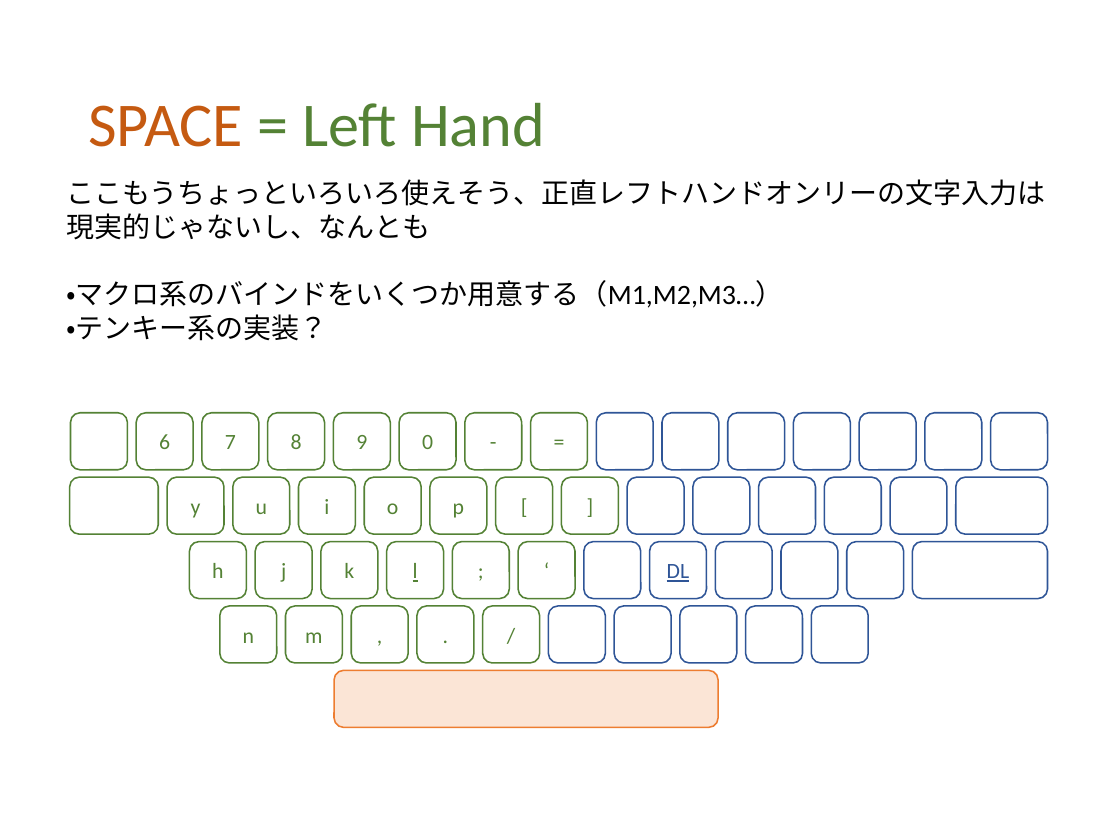
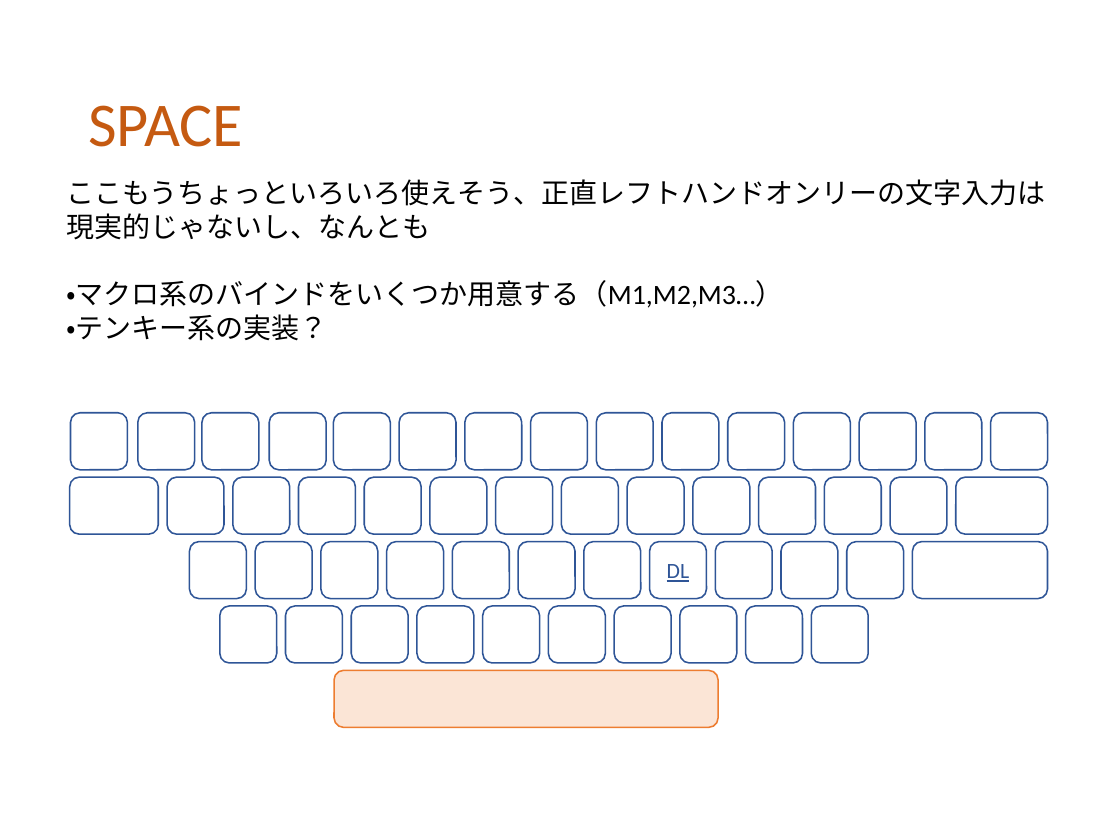
Before and after one commit to ittooo66/myAHK, a slide deck: slide 9 of MANUAL.pptx (slide 6 before the commit). Drawn at 1120x840 pixels with LibreOffice and Linux fonts; fonts in the diff are those of the drawing. Boxes give left, top, right and bottom in pixels: in the first picture for what was removed or moved away, otherwise in the second. Text is boxed around its words. In the diff, an @@ line names an element or a change of style, - is before the commit and + after.

```diff
--- a/MANUAL.pptx
+++ b/MANUAL.pptx
@@ title at bbox=[88, 105, 243, 147]: text changed; text colour #548235 to #C55A11 @@
-SPACE = Left Hand
+SPACE
@@ text in rounded rectangle at bbox=[465, 413, 522, 470]: text removed @@
--
@@ text in rounded rectangle at bbox=[531, 413, 588, 470]: text removed @@
-=
@@ text in rounded rectangle at bbox=[159, 434, 170, 449]: text removed @@
-6
@@ text in rounded rectangle at bbox=[225, 435, 236, 449]: text removed @@
-7
@@ text in rounded rectangle at bbox=[291, 434, 302, 449]: text removed @@
-8
@@ text in rounded rectangle at bbox=[356, 435, 367, 449]: text removed @@
-9
@@ text in rounded rectangle at bbox=[422, 435, 433, 449]: text removed @@
-0
@@ text in rounded rectangle at bbox=[496, 477, 553, 534]: text removed @@
-[
@@ text in rounded rectangle at bbox=[561, 477, 618, 534]: text removed @@
-]
@@ text in rounded rectangle at bbox=[191, 503, 201, 518]: text removed @@
-y
@@ text in rounded rectangle at bbox=[256, 503, 267, 514]: text removed @@
-u
@@ text in rounded rectangle at bbox=[324, 499, 329, 514]: text removed @@
-i
@@ text in rounded rectangle at bbox=[387, 503, 398, 514]: text removed @@
-o
@@ text in rounded rectangle at bbox=[453, 503, 464, 518]: text removed @@
-p
@@ text in rounded rectangle at bbox=[212, 563, 223, 578]: text removed @@
-h
@@ text in rounded rectangle at bbox=[281, 563, 286, 582]: text removed @@
-j
@@ text in rounded rectangle at bbox=[344, 563, 354, 578]: text removed @@
-k
@@ text in rounded rectangle at bbox=[413, 563, 418, 582]: text removed @@
-l
@@ text in rounded rectangle at bbox=[452, 542, 510, 599]: text removed @@
-;
@@ text in rounded rectangle at bbox=[519, 542, 576, 599]: text removed @@
-‘
@@ outline #548235 1 pt to #2F5597 1 pt in 27 elements at bbox=[71, 413, 128, 470], bbox=[465, 413, 522, 470], bbox=[531, 413, 588, 470], bbox=[496, 477, 553, 534], bbox=[561, 477, 618, 534], bbox=[69, 477, 158, 534], bbox=[452, 542, 510, 599], bbox=[519, 542, 576, 599], bbox=[352, 606, 409, 663], bbox=[417, 606, 474, 663], bbox=[483, 606, 540, 663], bbox=[138, 413, 195, 470], bbox=[202, 413, 259, 470], bbox=[269, 413, 326, 470], bbox=[334, 413, 391, 470], bbox=[399, 413, 456, 470], bbox=[167, 477, 224, 534], bbox=[233, 477, 290, 534], bbox=[299, 477, 356, 534], bbox=[364, 477, 421, 534], bbox=[430, 477, 487, 534], bbox=[189, 542, 246, 599], bbox=[255, 542, 312, 599], bbox=[321, 542, 379, 599], bbox=[386, 542, 444, 599], bbox=[220, 606, 277, 663], bbox=[286, 606, 343, 663] @@
@@ text in rounded rectangle at bbox=[352, 606, 409, 663]: text removed @@
-,
@@ text in rounded rectangle at bbox=[417, 606, 474, 663]: text removed @@
-.
@@ text in rounded rectangle at bbox=[483, 606, 540, 663]: text removed @@
-/
@@ text in rounded rectangle at bbox=[243, 632, 254, 643]: text removed @@
-n
@@ text in rounded rectangle at bbox=[305, 632, 322, 643]: text removed @@
-m
```
Also in this commit, not shown: 4 other slides changed.
